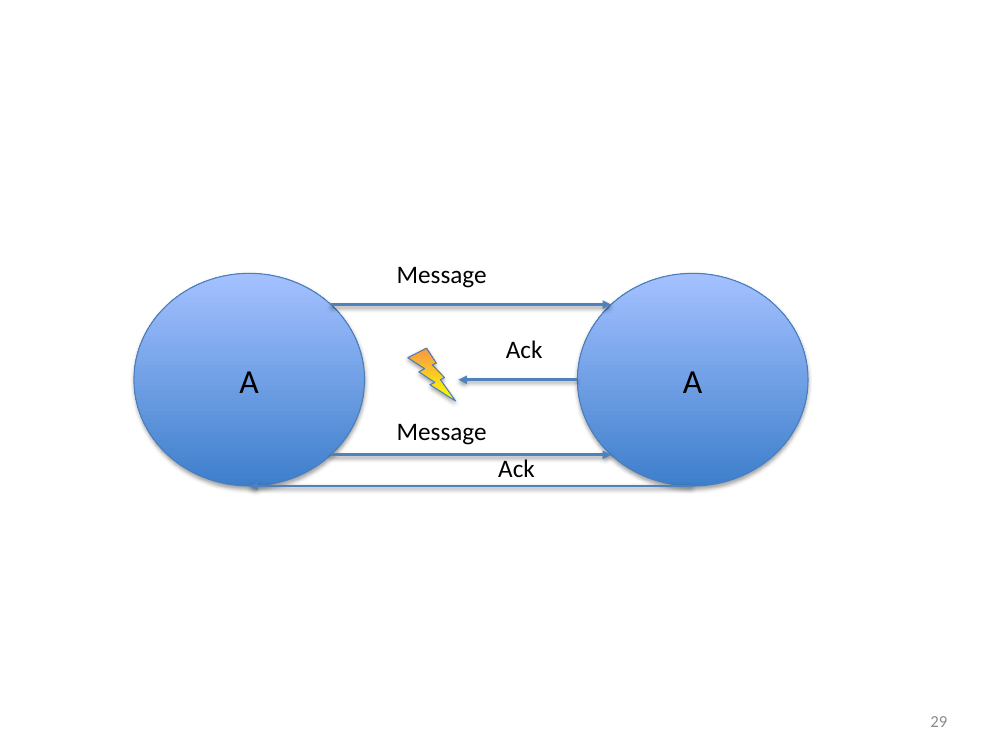
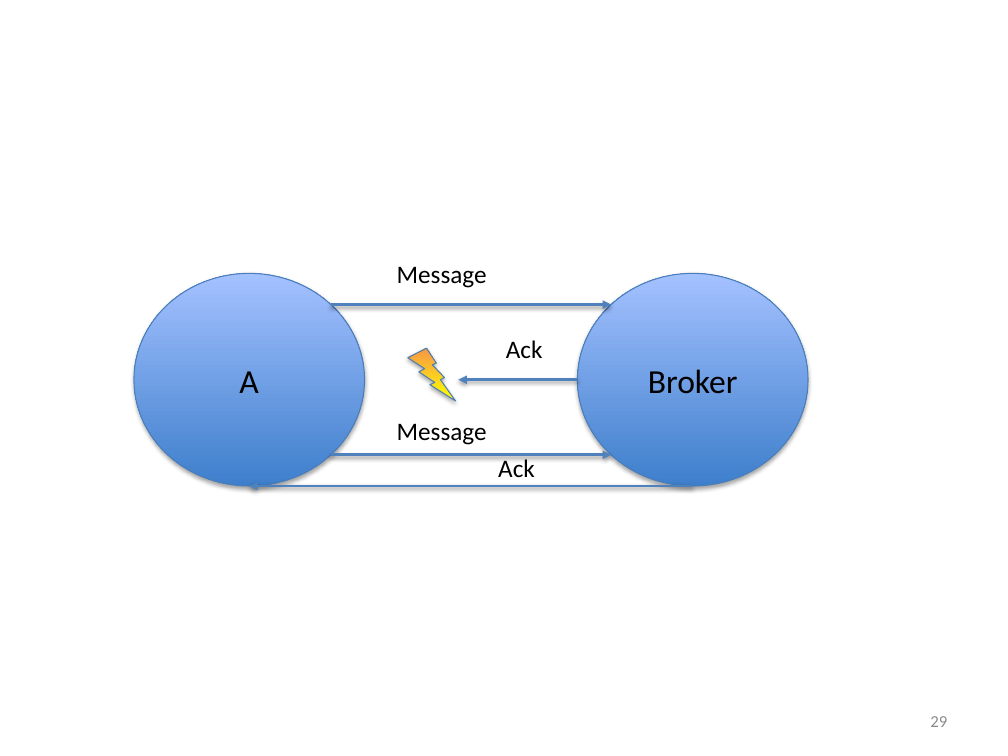
Before and after one commit to iancooper/Presentations, a slide deck: slide 29 of Practical Messaging - Day 2 New.pptx. Drawn at 1008x756 pixels with LibreOffice and Linux fonts; fonts in the diff are those of the drawing. Boxes give left, top, right and bottom in pixels: in the first picture for what was removed or moved away, otherwise in the second. Text is boxed around its words. In the diff, an @@ line names an element or a change of style, - is before the commit and + after.

```diff
--- a/Practical Messaging - Day 2 New.pptx
+++ b/Practical Messaging - Day 2 New.pptx
@@ text in ellipse at box(648, 369, 738, 394): text changed @@
-A
+Broker
```
Also in this commit, not shown: 11 other slides changed, 1 other file.
